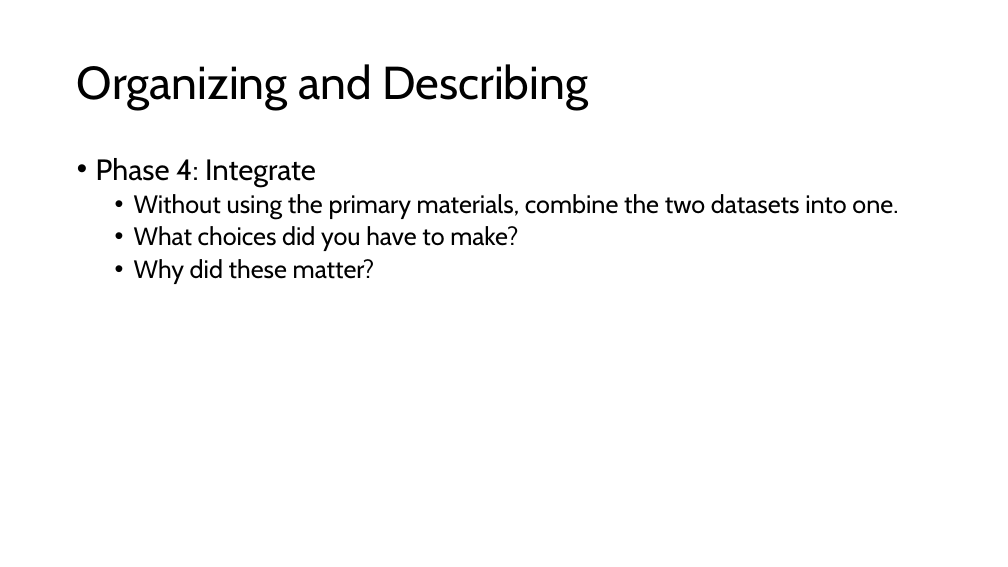
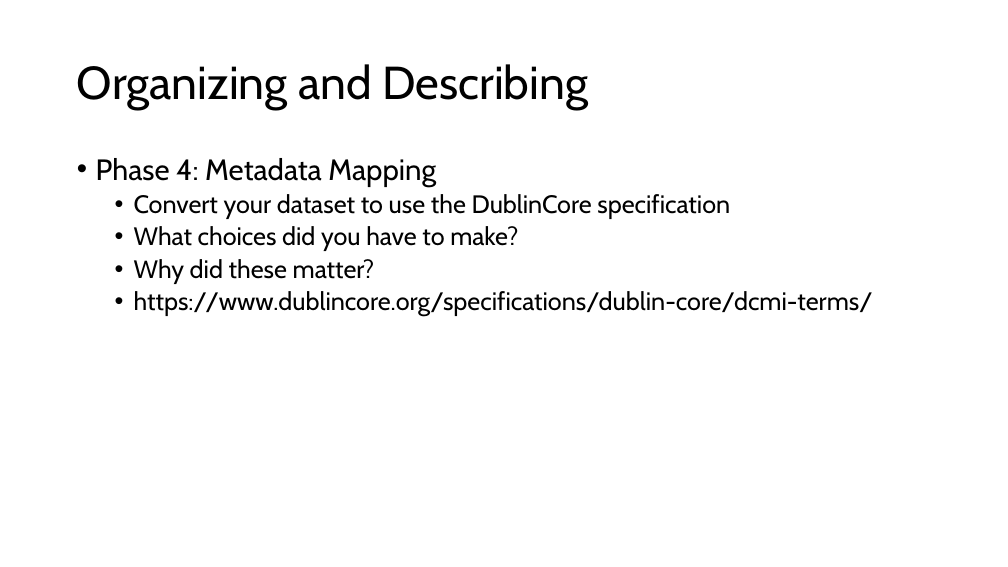
Before and after one commit to walshbr/data-for-the-rest-of-us, a slide deck: slide 11 of resources/week-3/description.pptx. Drawn at 1008x567 pixels with LibreOffice and Linux fonts; fonts in the diff are those of the drawing. Boxes give left, top, right and bottom in pixels: in the first picture for what was removed or moved away, otherwise in the second. Text is boxed around its words. In the diff, an @@ line names an element or a change of style, - is before the commit and + after.

```diff
--- a/resources/week-3/description.pptx
+++ b/resources/week-3/description.pptx
@@ text at (x1=96, y1=158, x2=730, y2=219): text changed @@
-• Phase 4: Integrate
-  • Without using the primary materials, combine the two datasets into one.
+• Phase 4: Metadata Mapping
+  • Convert your dataset to use the DublinCore specification
@@ text at (x1=134, y1=291, x2=873, y2=316): paragraph added @@
+  • https://www.dublincore.org/specifications/dublin-core/dcmi-terms/
```
Also in this commit, not shown: 5 other slides changed, 3 slides added, 1 slide removed.
